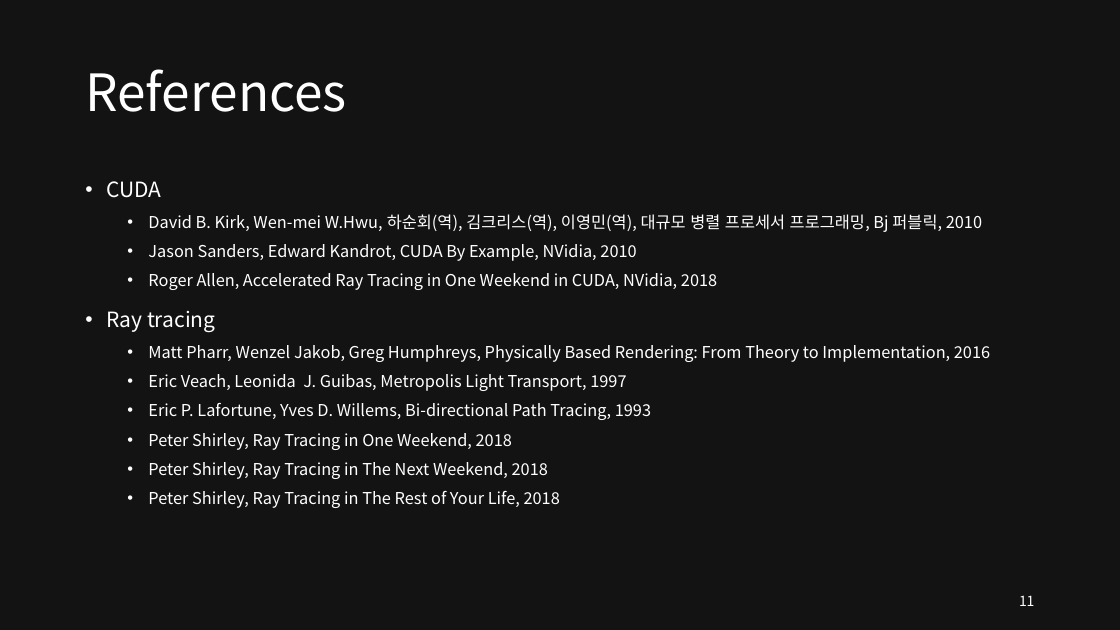
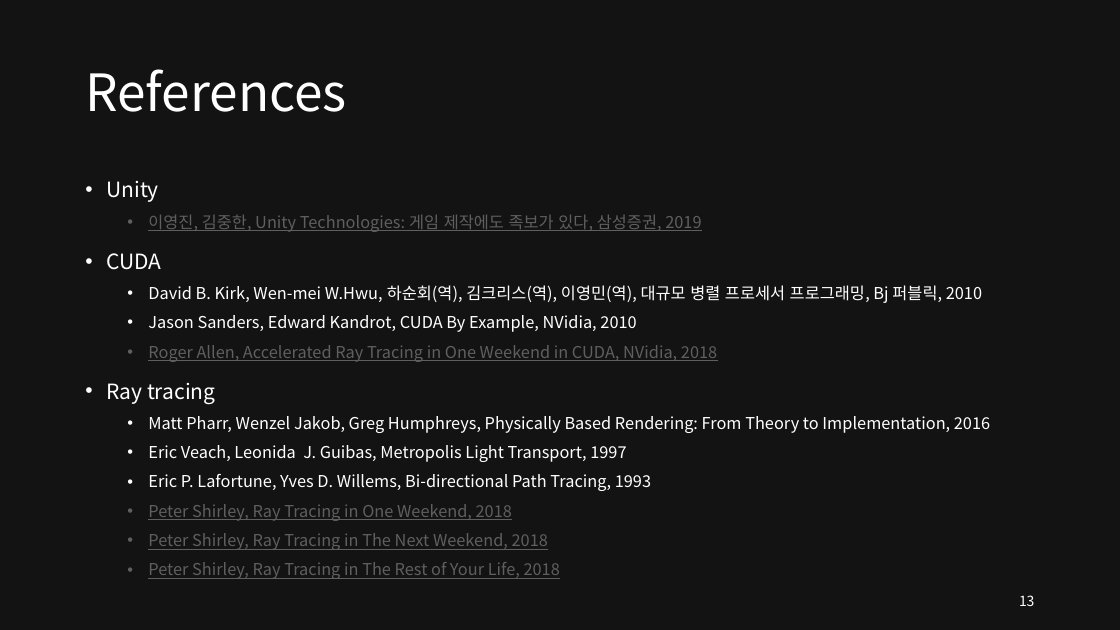
Before and after one commit to SEETHELGIHT/CapstonePlanning, a slide deck: slide 13 of doc/GPU-Accelerated_Ray_Tracing.pptx (slide 11 before the commit). Drawn at 1120x630 pixels with LibreOffice and Linux fonts; fonts in the diff are those of the drawing. Boxes give left, top, right and bottom in pixels: in the first picture for what was removed or moved away, otherwise in the second. Text is boxed around its words. In the diff, an @@ line names an element or a change of style, - is before the commit and + after.

```diff
--- a/doc/GPU-Accelerated_Ray_Tracing.pptx
+++ b/doc/GPU-Accelerated_Ray_Tracing.pptx
@@ text at (106, 181, 701, 232): paragraphs added @@
+• Unity
+  • 이영진, 김중한, Unity Technologies: 게임 제작에도 족보가 있다, 삼성증권, 2019
@@ text at (148, 345, 717, 579): text colour #FFFFFF to #5F5F5F, underline on in "Roger Allen, Accelerated Ray Tracing in One ...", "Peter Shirley, Ray Tracing in One Weekend, ...", "Peter Shirley, Ray Tracing in The Next ...", "Peter Shirley, Ray Tracing in The Rest ..." @@
@@ page number at (1019, 595, 1035, 606): text changed @@
-11
+13
```
Also in this commit, not shown: 3 other slides changed, 2 slides added.
